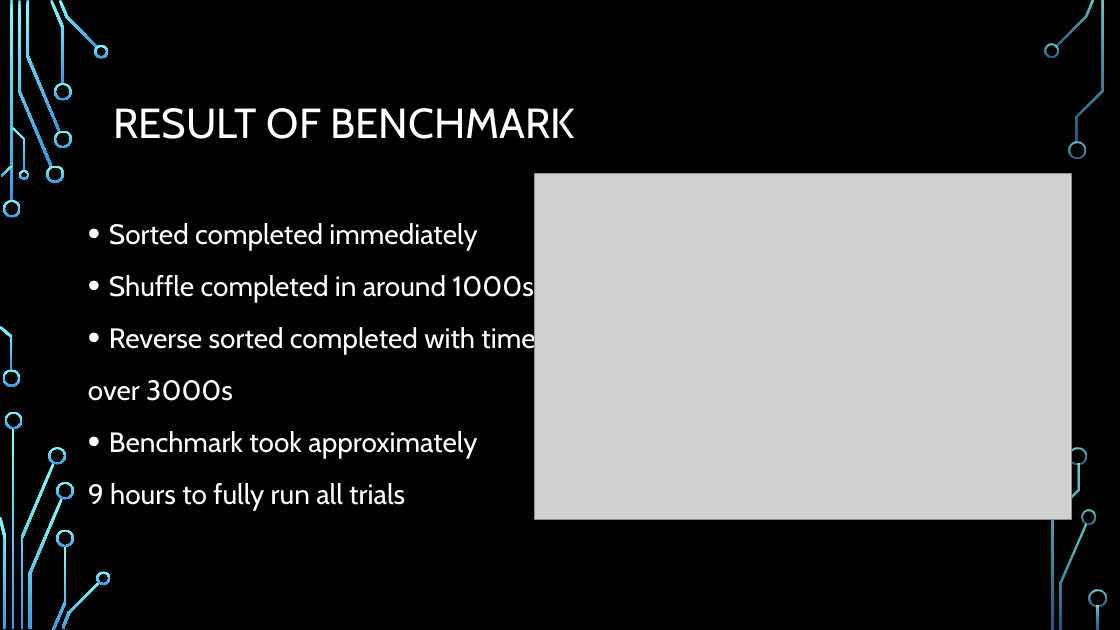
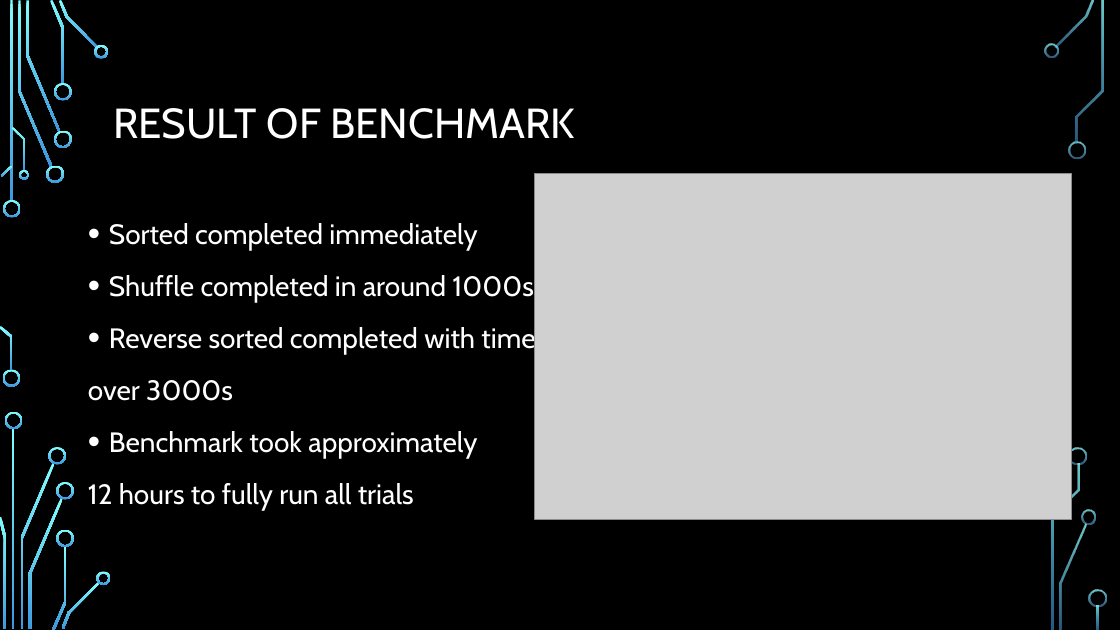
Before and after one commit to josephBlake/CocktailSort, a slide deck: slide 6 of FinalPresentation.pptx. Drawn at 1120x630 pixels with LibreOffice and Linux fonts; fonts in the diff are those of the drawing; grey boxes stand for pictures; background and template pictures are left out. Boxes give left, top, right and bottom in pixels: in the first picture for what was removed or moved away, otherwise in the second. Text is boxed around its words. In the diff, an @@ line names an element or a change of style, - is before the commit and + after.

Commit message:
Slight alteration to slides

```diff
--- a/FinalPresentation.pptx
+++ b/FinalPresentation.pptx
@@ text at (88,483,414,511): text changed @@
-9 hours to fully run all trials
+12 hours to fully run all trials
```
